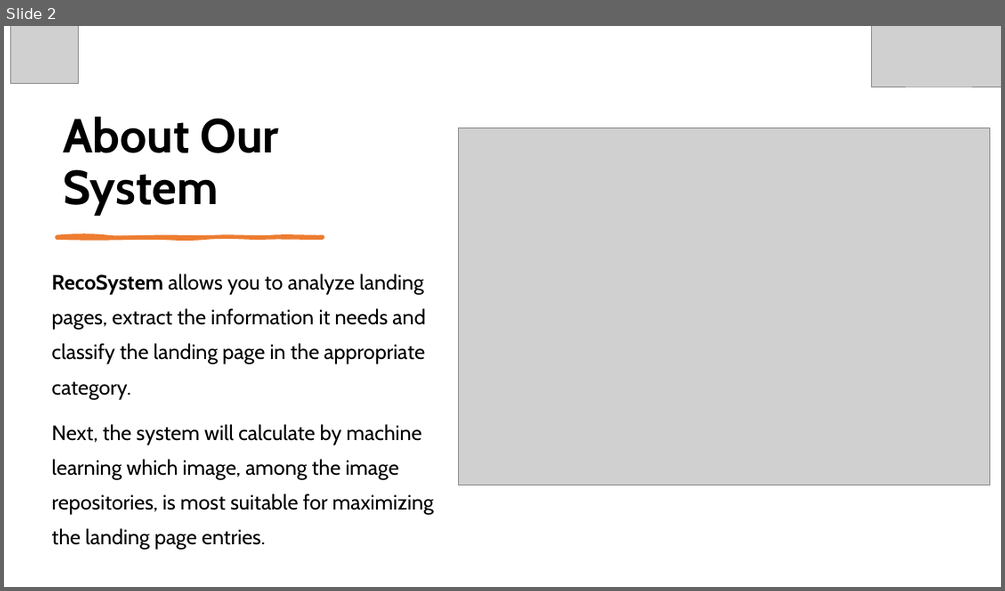
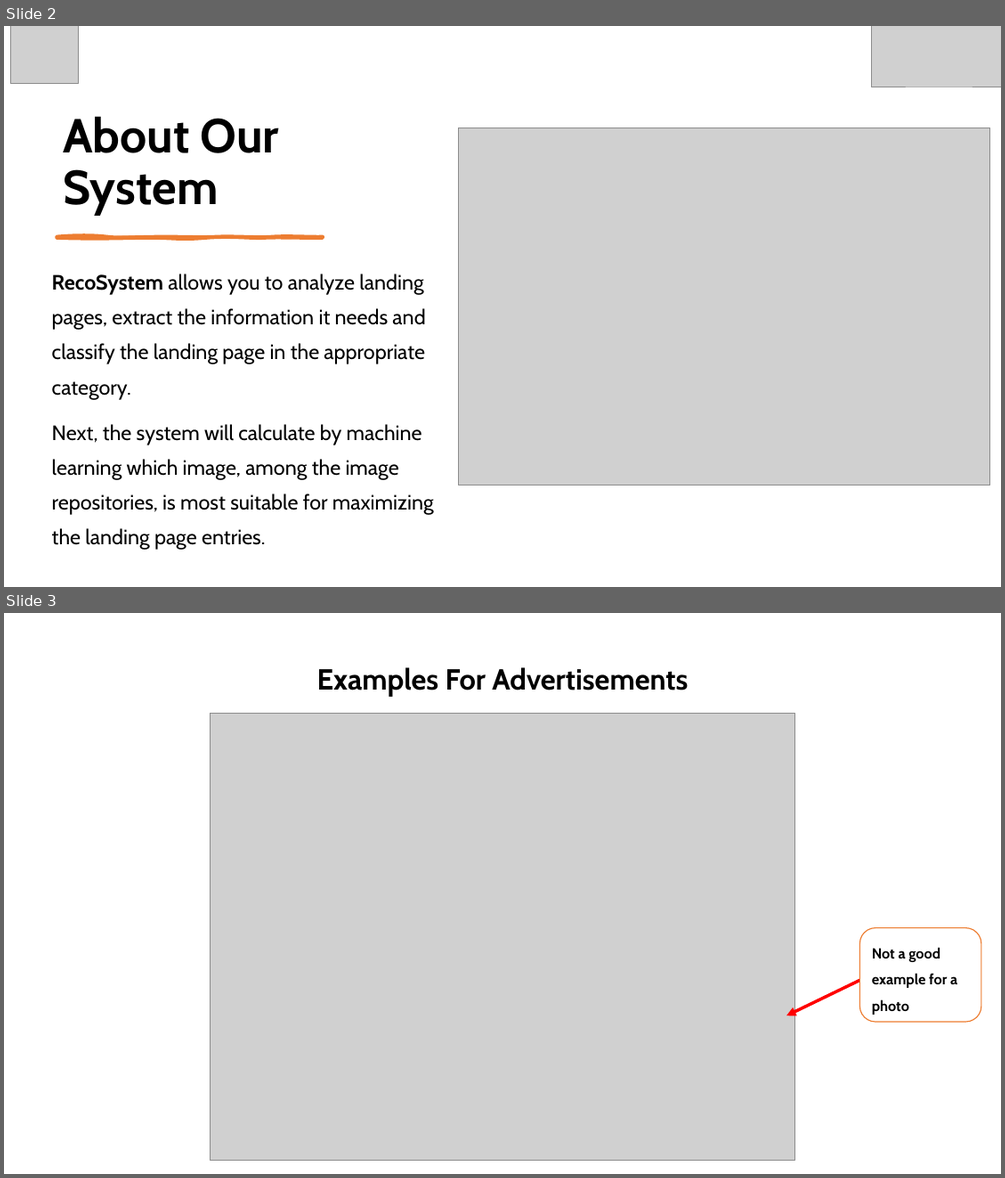
Before and after one commit to elinorav/Recommendation-System, a slide deck: Docs/Progress presentation 30.11.21.pptx. Shown one above the other, each under a label of ours: slide 2 before the commit, slides 2 and 3 after it. The pictures are 1005x591 and 1005x1178 pixels, drawn with LibreOffice and Linux fonts; fonts in the diff are those of the drawing; grey boxes stand for pictures; background and template pictures are left out. Boxes give left, top, right and bottom in pixels: in the first picture for what was removed or moved away, otherwise in the second. Text is boxed around its words. In the diff, an @@ line names an element or a change of style, - is before the commit and + after.

```diff
--- a/Docs/Progress presentation 30.11.21.pptx
+++ b/Docs/Progress presentation 30.11.21.pptx
@@ slide 3 added at <box>4,613,1001,1174</box>, background #FFFFFF @@
@@ title added at <box>317,667,688,697</box>, 28 pt, text #000000, bold @@
+Examples For Advertisements
@@ picture added at <box>210,714,795,1160</box> @@
@@ rounded rectangle added at <box>860,928,981,1022</box>, fill #FFFFFF, outline #ED7D31 1 pt, 14 pt, text #000000, bold @@
+Not a good example for a photo
@@ arrow added from (860, 981) to (786, 1015), #FF0000 3 pt @@
```
